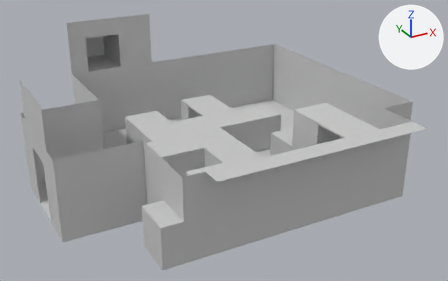
Renders of the FBX model Assets/gra_3d/geometry-11-room3part2.FBX from each side of a commit.
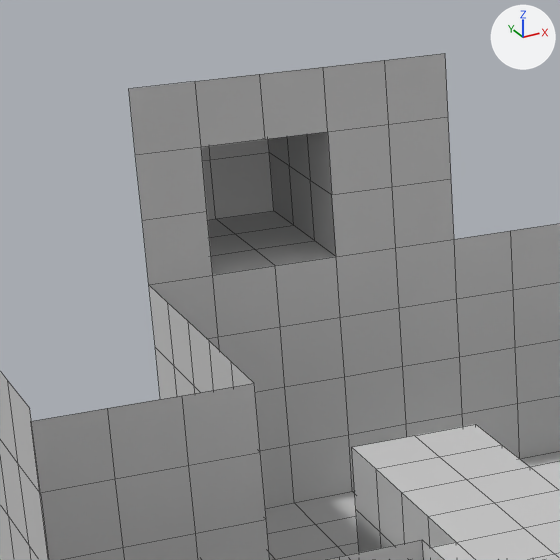
There are two pictures of each version: one whole from a 50 mm camera at (25.42, -9.21, 6.59) aimed at (33.26, 5.04, -0.53), one close up on the part from 7% to 40% of the width and 0% to 52% of the height. Arrows for +X, +Y and +Z are at upper right; the lights stay in place. The close-ups show mesh edges as thin lines. Where no turn or scale is listed for an object, it has been applied to the vertices. Vertices at the same position are counted once.

The older version as bpy lines, for what is in view:
```python
me_mesh = bpy.data.meshes.new('Mesh')
me_mesh.from_pydata(...)  # 807 vertices, 758 faces; spans x 0.0..9.14, y -4.06..5.59, z 0.0..3.56
me_mesh.materials.append(mat_01___default)  # its picture is missing
ob_room3_part2 = bpy.data.objects.new('room3-part2', me_mesh)
ob_room3_part2.location = (27.94, 4.318, -1.016)
```
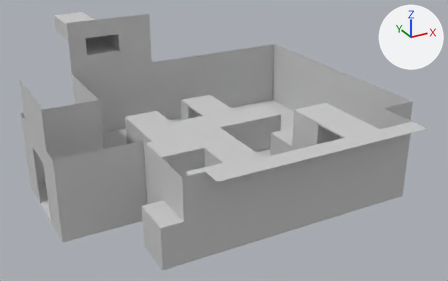
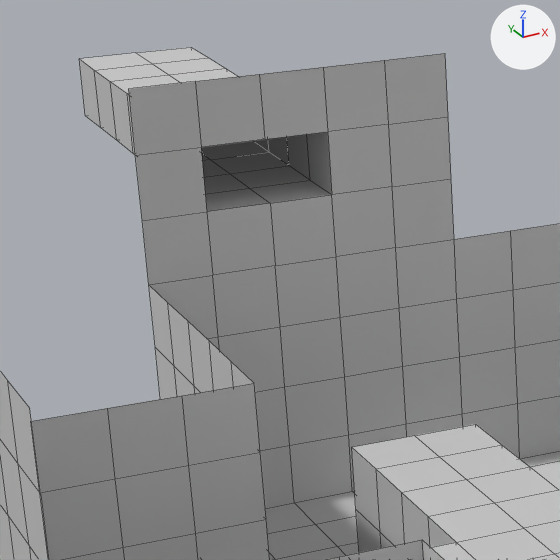
Changed parts and their boxes [x1, y1, x2, y2] in the close-ups (560 x 560 px):
```json
{"object": "room3-part2", "change": "reshaped", "before": [0, 54, 560, 560], "after": [0, 47, 560, 560]}
{"part": 1, "of": "me_mesh", "change": "built on", "before": [201, 139, 336, 275], "after": [79, 47, 336, 275]}
```

The change, as JSON lines over the scene's bpy script:
```json
{"block": "me_mesh", "where": "# used by ob_room3_part2; location = (27.94, 4.318, -1.016)"}
{"op": "remove", "block": "me_mesh", "code": "me_mesh.from_pydata(...)  # 807 vertices, 758 faces; spans x 0.0..9.14, y -4.06..5.59, z 0.0..3.56"}
{"op": "add", "block": "me_mesh", "code": "me_mesh.from_pydata(...)  # 821 vertices, 776 faces; spans x 0.0..9.14, y -4.06..7.62, z 0.0..3.56"}
{"block": "me_mesh", "change": "me_mesh part 1"}
{"block": "me_mesh", "change": "7 vertices are removed from x 2.54..3.56, y 4.57..5.59, z 2.03"}
{"block": "me_mesh", "change": "16 faces are deleted"}
{"block": "me_mesh", "change": "2 vertices move from x 3.05, y 5.08..5.59, z 2.03 to x 3.05, y 6.1..6.6, z 2.54"}
{"block": "me_mesh", "change": "8 vertices are added at x 2.54..3.56, y 6.6..7.62, z 2.54..3.05"}
{"block": "me_mesh", "change": "6 new vertices lie (0.0, 0.51, 0.0) away from vertices in x 2.54..3.56, y 5.08..5.59, z 2.03..3.05"}
{"block": "me_mesh", "change": "5 new vertices lie (0.51, 0.0, 0.0) away from vertices in x 2.54..3.05, y 4.06..7.11, z 2.03..2.54"}
{"block": "me_mesh", "change": "6 new vertices lie (0.0, 0.51, 0.0) away from vertices in x 2.54..3.56, y 6.6..7.11, z 2.54..3.05"}
{"block": "me_mesh", "change": "34 new faces join them"}
```
